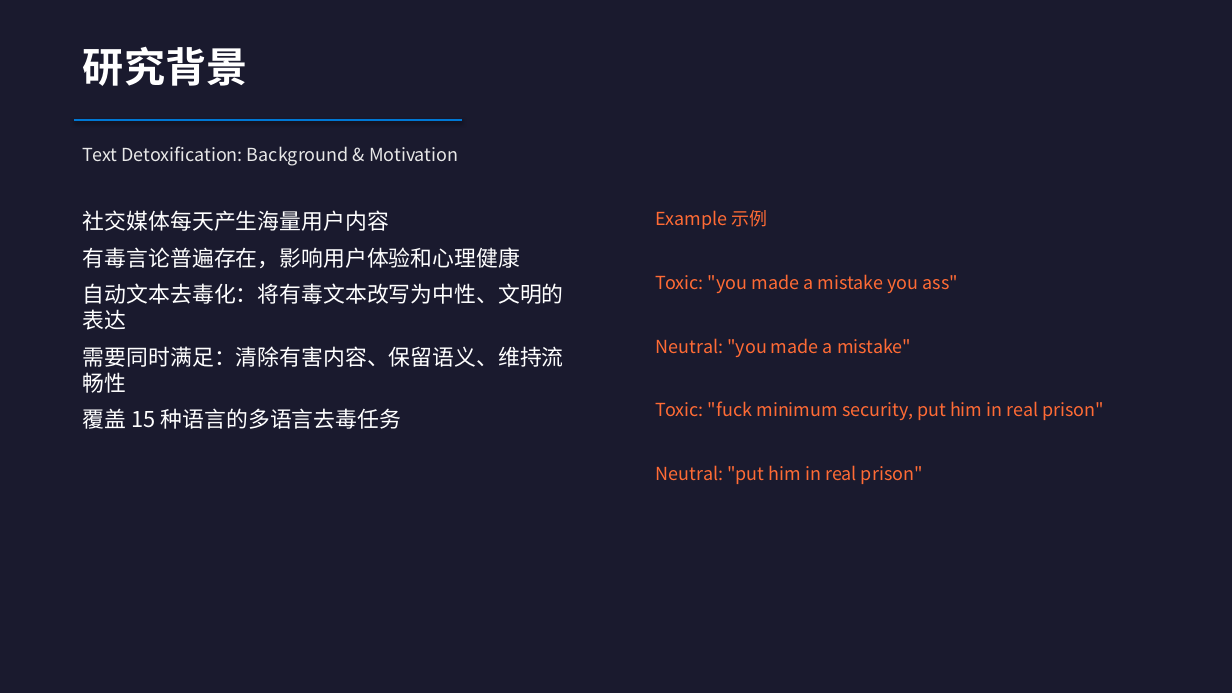
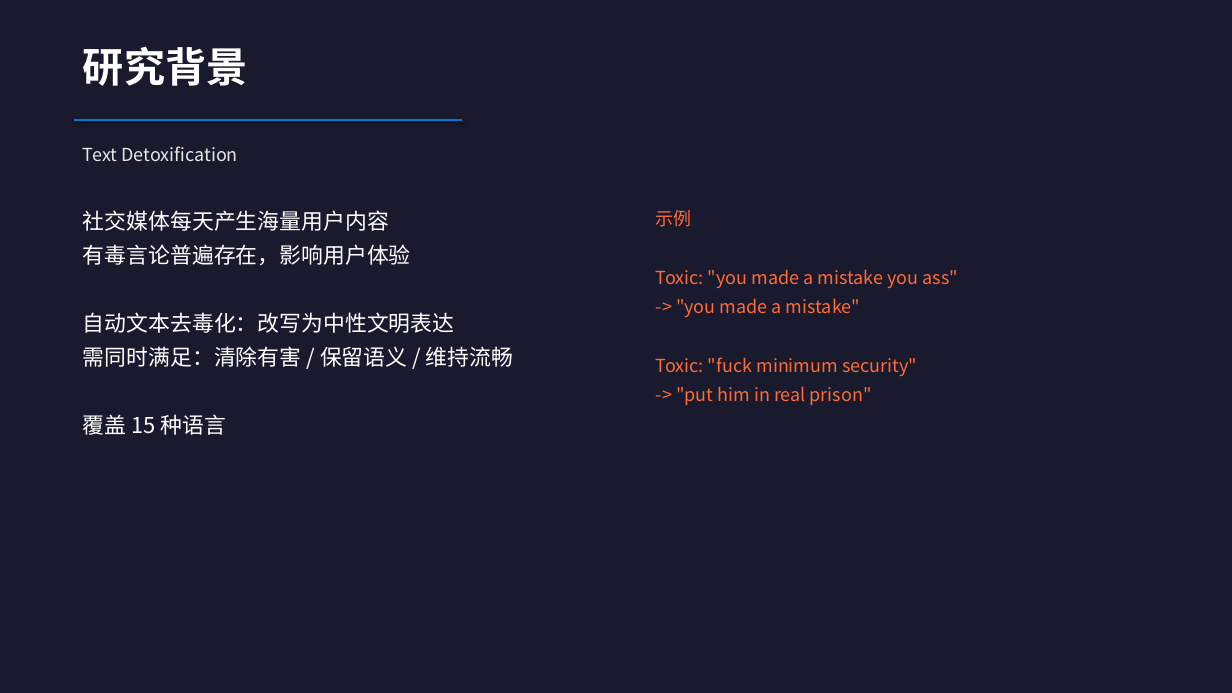
Before and after one commit to TextDetoxification/work, a slide deck: slide 2 of 课程项目汇报_多语言文本去毒化.pptx. Drawn at 1232x693 pixels with LibreOffice and Linux fonts; fonts in the diff are those of the drawing. Boxes give left, top, right and bottom in pixels: in the first picture for what was removed or moved away, otherwise in the second. Text is boxed around its words. In the diff, an @@ line names an element or a change of style, - is before the commit and + after.

```diff
--- a/课程项目汇报_多语言文本去毒化.pptx
+++ b/课程项目汇报_多语言文本去毒化.pptx
@@ text at (83,146,238,161): text changed @@
-Text Detoxification: Background & Motivation
+Text Detoxification
@@ text at (656,210,692,227): text changed @@
-Example 示例
+示例
@@ text at (83,244,513,435): text changed @@
-有毒言论普遍存在，影响用户体验和心理健康
-自动文本去毒化：将有毒文本改写为中性、文明的表达
-需要同时满足：清除有害内容、保留语义、维持流畅性
-覆盖 15 种语言的多语言去毒任务
+有毒言论普遍存在，影响用户体验
+自动文本去毒化：改写为中性文明表达
+需同时满足：清除有害 / 保留语义 / 维持流畅
+覆盖 15 种语言
@@ text at (656,269,958,288): less space between paragraphs @@
@@ text at (656,298,917,405): text changed @@
-Neutral: "you made a mistake"
-Toxic: "fuck minimum security, put him in real prison"
-Neutral: "put him in real prison"
+-> "you made a mistake"
+Toxic: "fuck minimum security"
+-> "put him in real prison"
```
Also in this commit, not shown: 7 other slides changed, 2 slides added, 3 slides removed, 2 other files.
